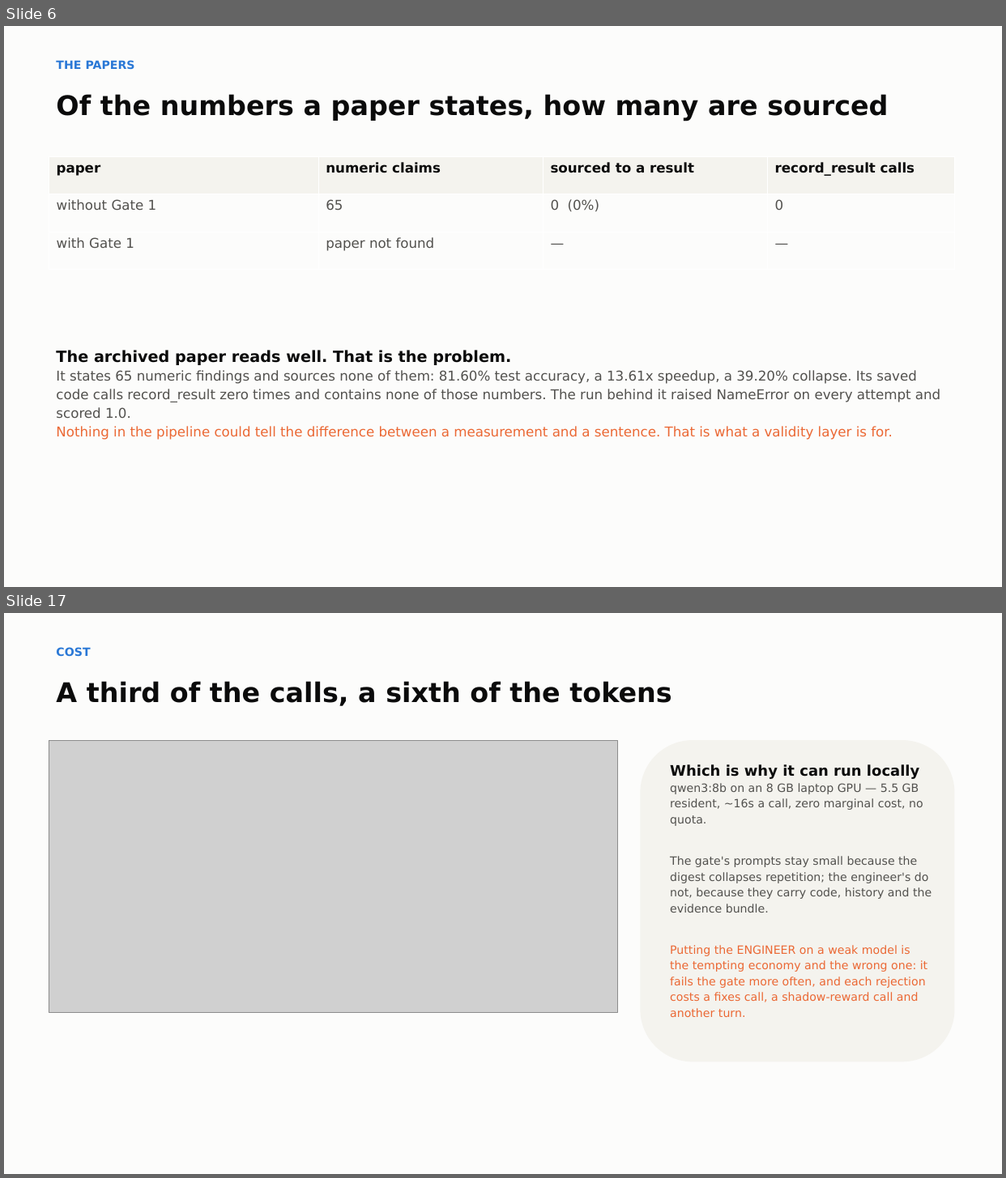
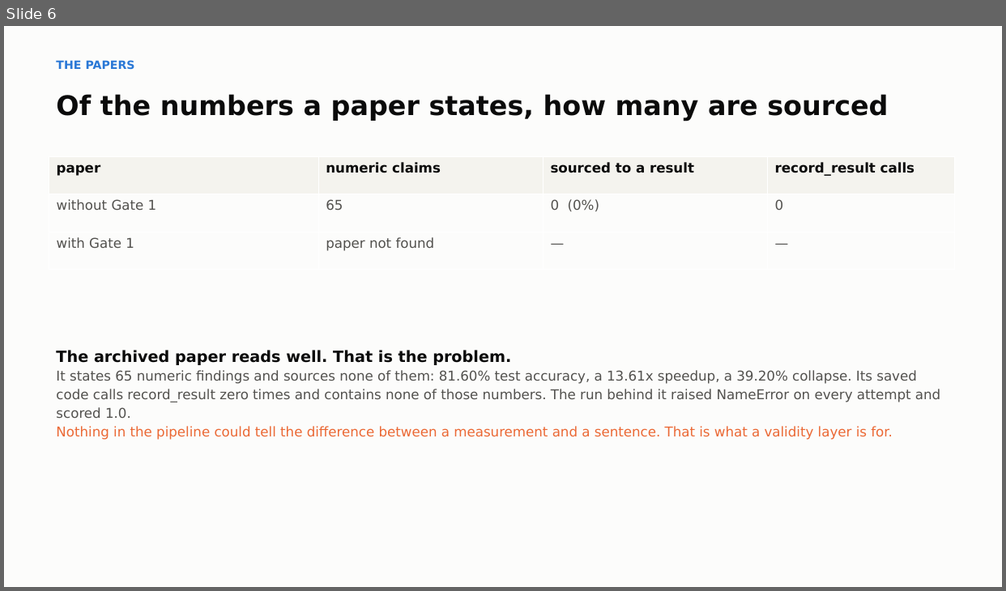
Before and after one commit to bananatruck/gates, a slide deck: reports/GATE1_DECK.pptx. Shown one above the other, each under a label of ours: slides 6 and 17 before the commit, slide 6 after it; the slides between them are not shown. The pictures are 1006x1178 and 1006x591 pixels, drawn with LibreOffice and Linux fonts; fonts in the diff are those of the drawing; grey boxes stand for pictures. Boxes give left, top, right and bottom in pixels: in the first picture for what was removed or moved away, otherwise in the second. Text is boxed around its words. In the diff, an @@ line names an element or a change of style, - is before the commit and + after.

```diff
--- a/reports/GATE1_DECK.pptx
+++ b/reports/GATE1_DECK.pptx
@@ slide 17 removed at [4, 613, 1002, 1174], background #FCFCFB @@
@@ text removed at [56, 647, 90, 656] @@
-COST
@@ text removed at [56, 681, 671, 706] @@
-A third of the calls, a sixth of the tokens
@@ picture removed at [49, 740, 618, 1013] @@
@@ rounded rectangle removed at [641, 740, 955, 1063] @@
@@ text removed at [670, 764, 931, 1017] @@
-Which is why it can run locally
-qwen3:8b on an 8 GB laptop GPU — 5.5 GB resident, ~16s a call, zero marginal cost, no quota.
-The gate's prompts stay small because the digest collapses repetition; the engineer's do not, because they carry code, history and the evidence bundle.
-Putting the ENGINEER on a weak model is the tempting economy and the wrong one: it fails the gate more often, and each rejection costs a fixes call, a shadow-reward call and another turn.
```
Also in this commit, not shown: 5 slides changed, 3 slides added, 12 other slides removed, 6 other files.
